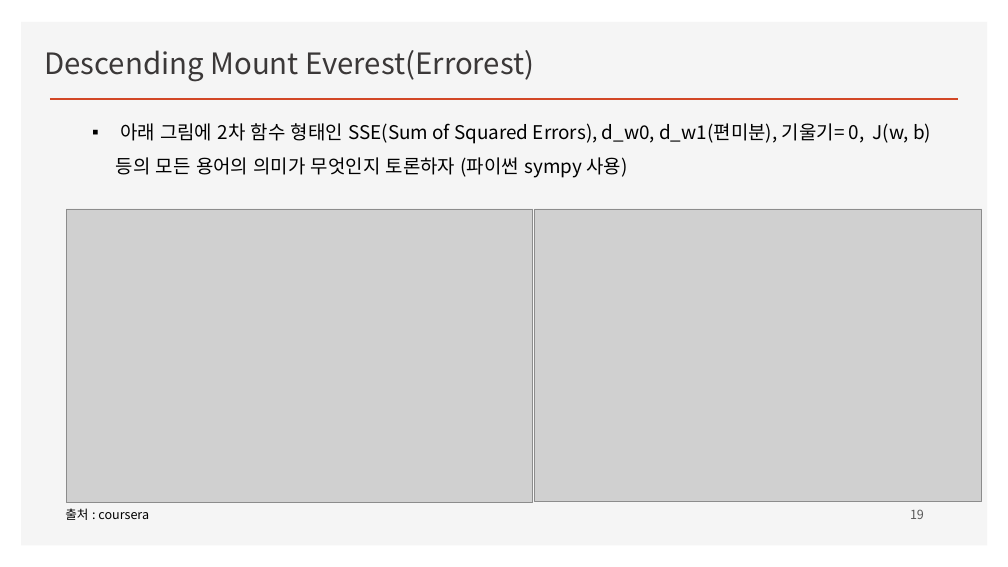
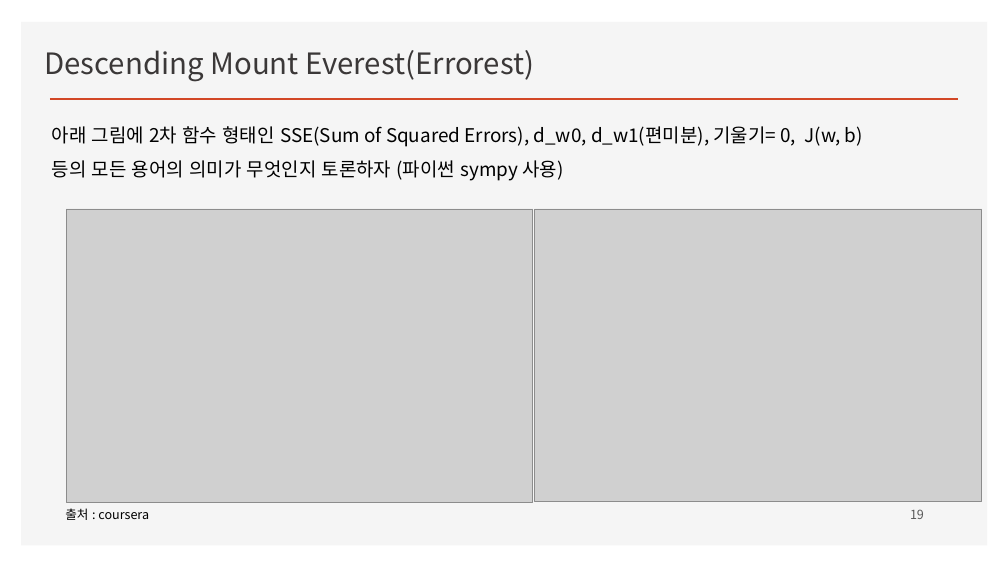
Before and after one commit to ancestor9/mathematics-for-machine-learning, a slide deck: slide 19 of Linear_Algebra/w4_Perceptron_Regression.pptx. Drawn at 1008x567 pixels with LibreOffice and Linux fonts; fonts in the diff are those of the drawing; grey boxes stand for pictures; background and template pictures are left out. Boxes give left, top, right and bottom in pixels: in the first picture for what was removed or moved away, otherwise in the second. Text is boxed around its words. In the diff, an @@ line names an element or a change of style, - is before the commit and + after.

```diff
--- a/Linear_Algebra/w4_Perceptron_Regression.pptx
+++ b/Linear_Algebra/w4_Perceptron_Regression.pptx
@@ text "아래 그림에 2차 함수 형태인 ...": place and size @@
-text "아래 그림에 2차 함수 형태인 ..." at [116, 123, 931, 178]
+text "아래 그림에 2차 함수 형태인 ..." at [52, 126, 863, 181]
@@ text "아래 그림에 2차 함수 형태인 ..." at [52, 126, 863, 181]: bullet ▪ to none @@
```
Also in this commit, not shown: 8 other slides changed, 5 slides added, 5 slides removed.
